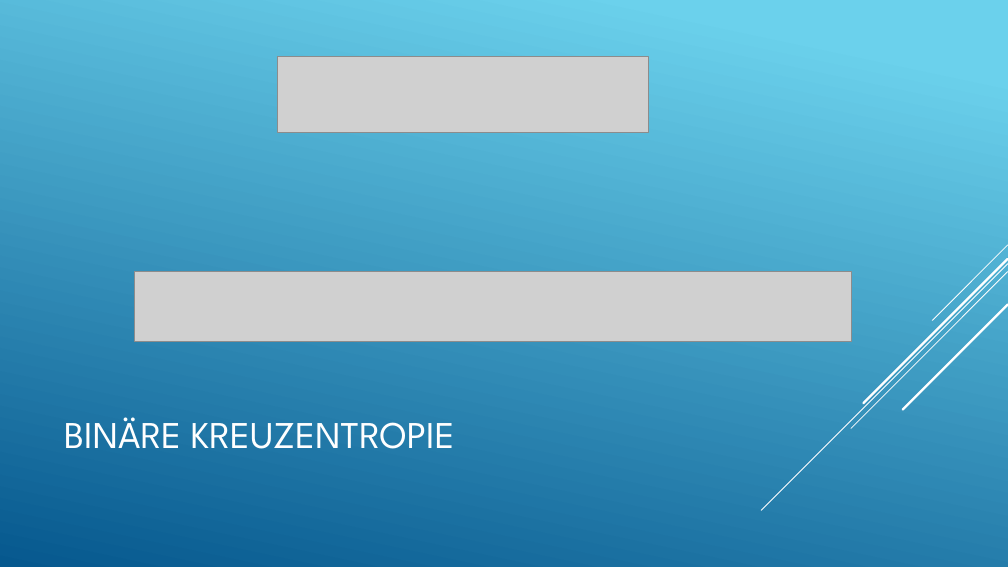
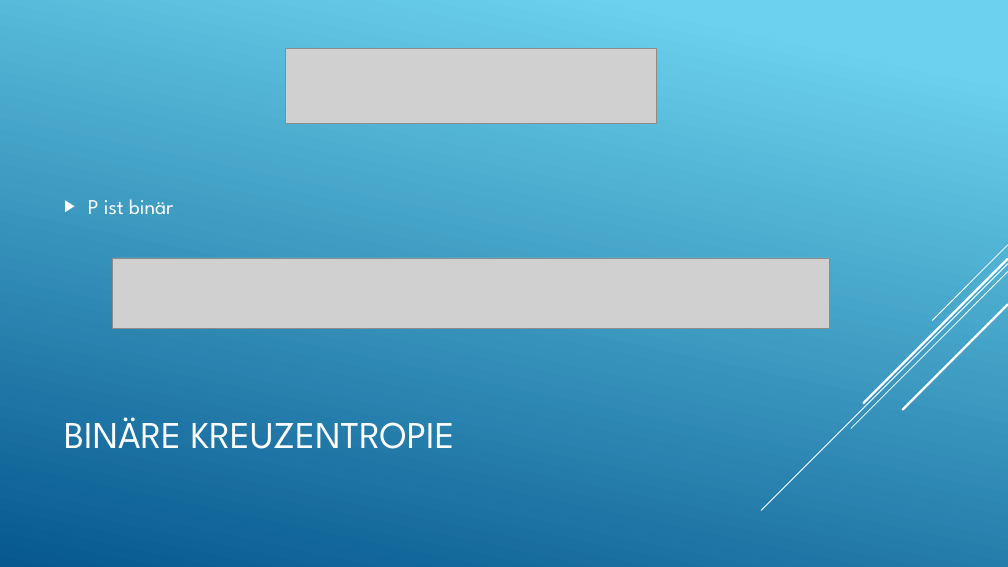
Before and after one commit to LucaRitz/informatik_seminar_gan, a slide deck: slide 18 of GAN.pptx (slide 15 before the commit). Drawn at 1008x567 pixels with LibreOffice and Linux fonts; fonts in the diff are those of the drawing; grey boxes stand for pictures. Boxes give left, top, right and bottom in pixels: in the first picture for what was removed or moved away, otherwise in the second. Text is boxed around its words. In the diff, an @@ line names an element or a change of style, - is before the commit and + after.

```diff
--- a/GAN.pptx
+++ b/GAN.pptx
@@ picture: place and size @@
-picture at (278,57,648,132)
+picture at (286,48,656,124)
@@ text added at (88,199,174,214), 20 pt, text #FFFFFF @@
+▶ P ist binär
@@ picture: place and size @@
-picture at (135,271,851,342)
+picture at (113,258,830,328)
```
Also in this commit, not shown: 4 other slides changed, 4 slides added, 1 other file.
